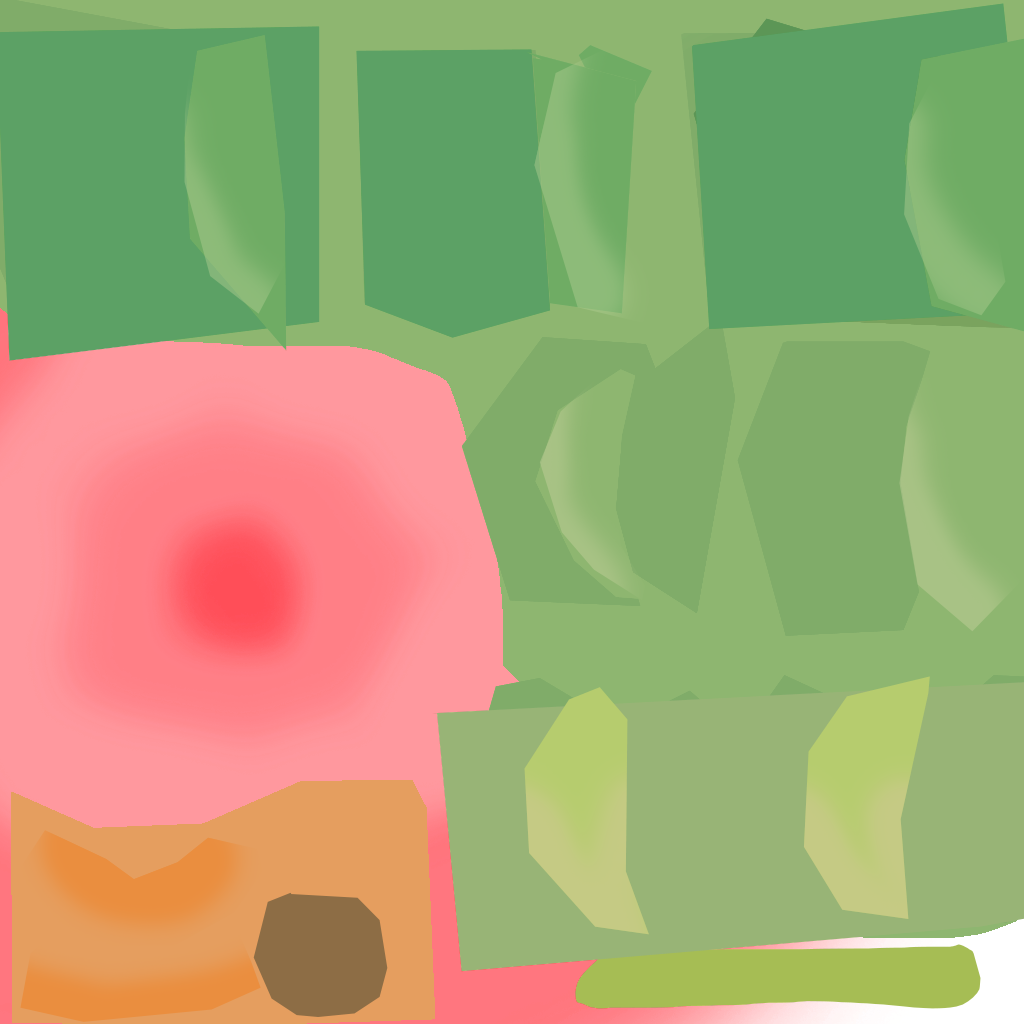
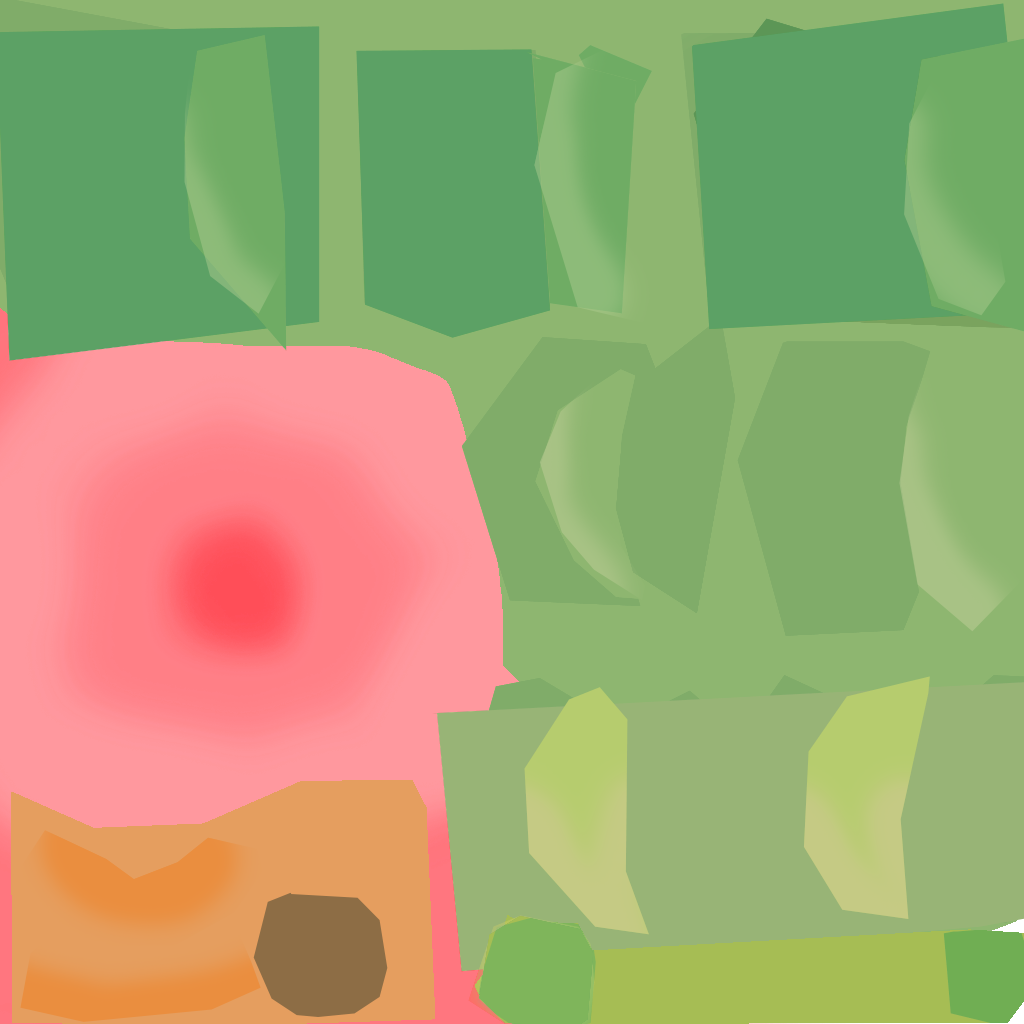
Revision of a layered 1024 x 1024 image; what changed, layer by layer:
added layer "Layer 20" above "Layer 13" over [468, 915, 1024, 1024]
